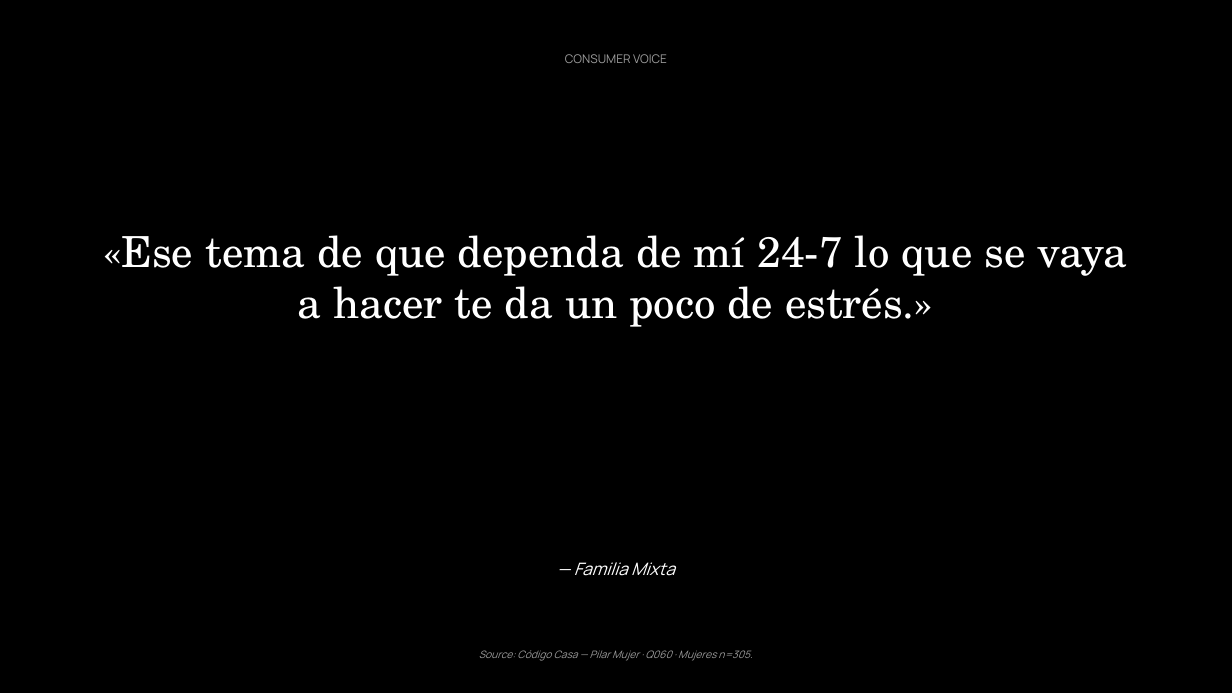
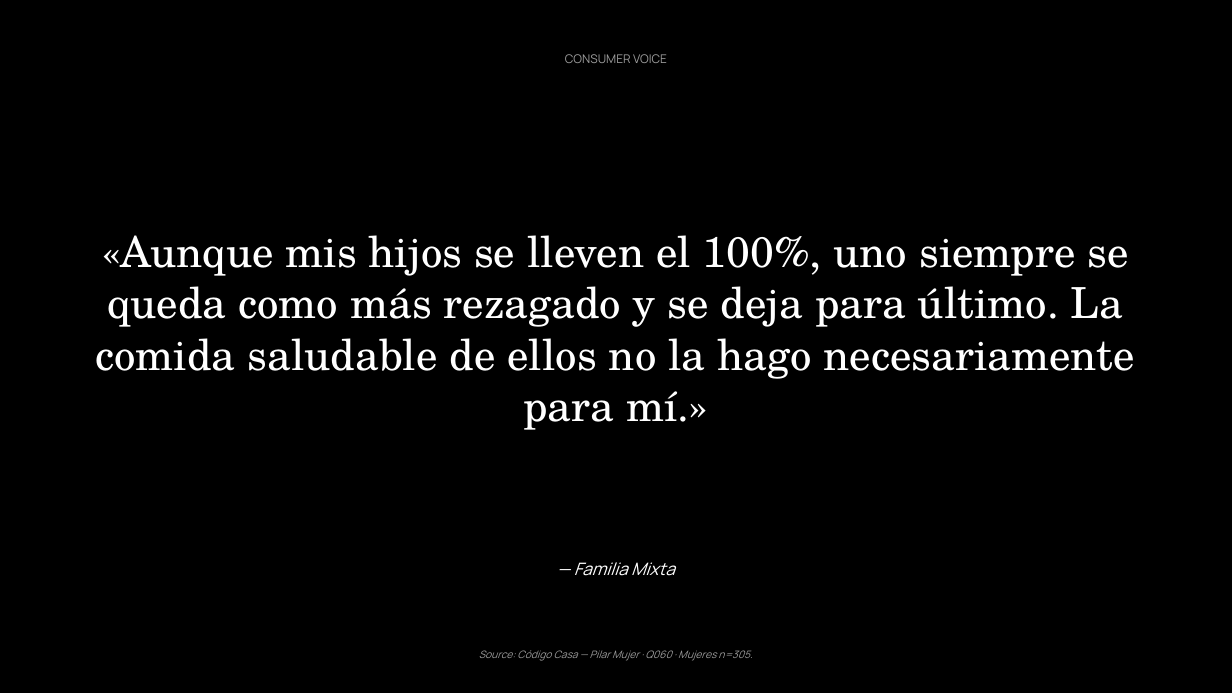
Before and after one commit to jeremyninja/c-digocasa-cerebro, a slide deck: slide 13 of Agentes Hallazgos/mujer-v3-deck-flat.pptx. Drawn at 1232x693 pixels with LibreOffice and Linux fonts; fonts in the diff are those of the drawing. Boxes give left, top, right and bottom in pixels: in the first picture for what was removed or moved away, otherwise in the second. Text is boxed around its words. In the diff, an @@ line names an element or a change of style, - is before the commit and + after.

```diff
--- a/Agentes Hallazgos/mujer-v3-deck-flat.pptx
+++ b/Agentes Hallazgos/mujer-v3-deck-flat.pptx
@@ text at (95, 235, 1136, 430): text changed @@
-«Ese tema de que dependa de mí 24-7 lo que se vaya a hacer te da un poco de estrés.»
+«Aunque mis hijos se lleven el 100%, uno siempre se queda como más rezagado y se deja para último. La comida saludable de ellos no la hago necesariamente para mí.»
```
Also in this commit, not shown: 8 other slides changed, 1 other file.
